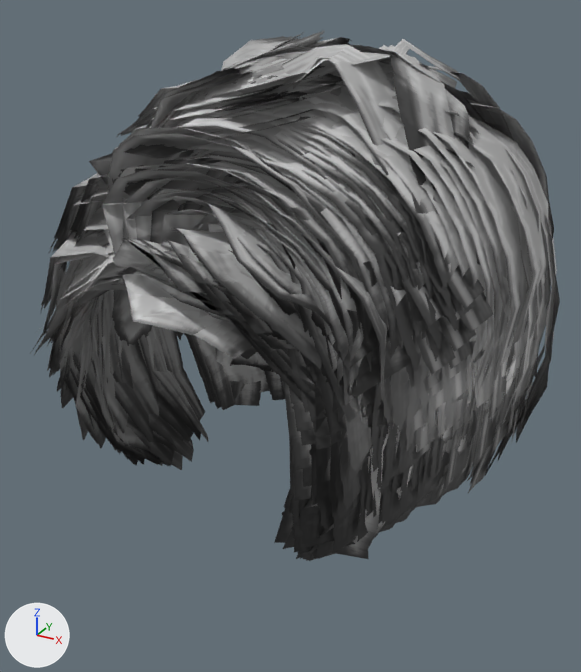
The glTF model public/models/hair_bob02.glb as it was, and as the next commit left it.
Camera for both pictures: a camera (50 mm lens) standing at (0.148, -0.293, 0.151) and looking at (-0.008, -0.01, 0.009). Arrows for +X, +Y and +Z are at lower left; the lights stay in place. The first picture is the older version. Vertices at exactly the same position are counted once.

Objects in the first picture: 'hair_bob02'.
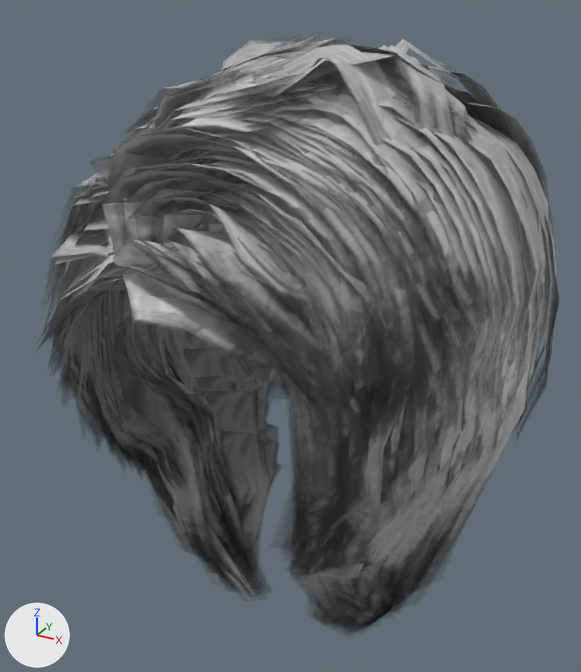
Edits to the scene script, one JSON object a line:
```json
{"op": "add", "block": "mat_hair_bob02_mat_1", "code": ["mat_hair_bob02_mat_1 = principled_material('hair_bob02_Mat')", "mat_hair_bob02_mat_1.texture = img_image_0  # with its transparency", "mat_hair_bob02_mat_1.roughness = 0.46"]}
{"block": "me_hair_bob02", "where": "# used by ob_hair_bob02; location = (0.0, 0.0, 0.0)"}
{"op": "remove", "block": "me_hair_bob02", "code": "me_hair_bob02.from_pydata(...)  # 20750 vertices, 25215 faces; spans x -0.096..0.096, y -0.127..0.112, z -0.058..0.135"}
{"op": "add", "block": "me_hair_bob02", "code": "me_hair_bob02.from_pydata(...)  # 27639 vertices, 33511 faces; spans x -0.096..0.096, y -0.127..0.112, z -0.126..0.135"}
{"block": "me_hair_bob02", "change": "me_hair_bob02 part 1: 13 vertices moved within x -0.071..0.078, y -0.09..0.035, z -0.055..0.066; 332 vertices removed from x -0.072..0.083, y -0.098..0.02, z -0.056..-0.025; 7221 vertices added at x -0.09..0.092, y -0.099..0.051, z -0.126..0.075"}
{"block": "me_hair_bob02", "change": "me_hair_bob02 part 2: 24659 faces spanning x -0.096..0.096, y -0.127..0.112, z -0.058..0.135 switch from mat_hair_bob02_mat to mat_hair_bob02_mat_1 (picture img_image_0)"}
```

Pixel boxes (x1, y1, x2, y2) of what changed, in the pictures (581 x 672 px):
```json
{"object": "hair_bob02", "change": "reshaped", "before": [30, 31, 560, 561], "after": [38, 35, 559, 626], "on screen": "11% taller"}
{"part": 1, "of": "me_hair_bob02", "change": "built on", "before": [84, 300, 508, 561], "after": [91, 290, 547, 626]}
{"part": 2, "of": "me_hair_bob02", "change": "recoloured", "before": [34, 31, 560, 554], "after": [38, 35, 559, 545]}
```
